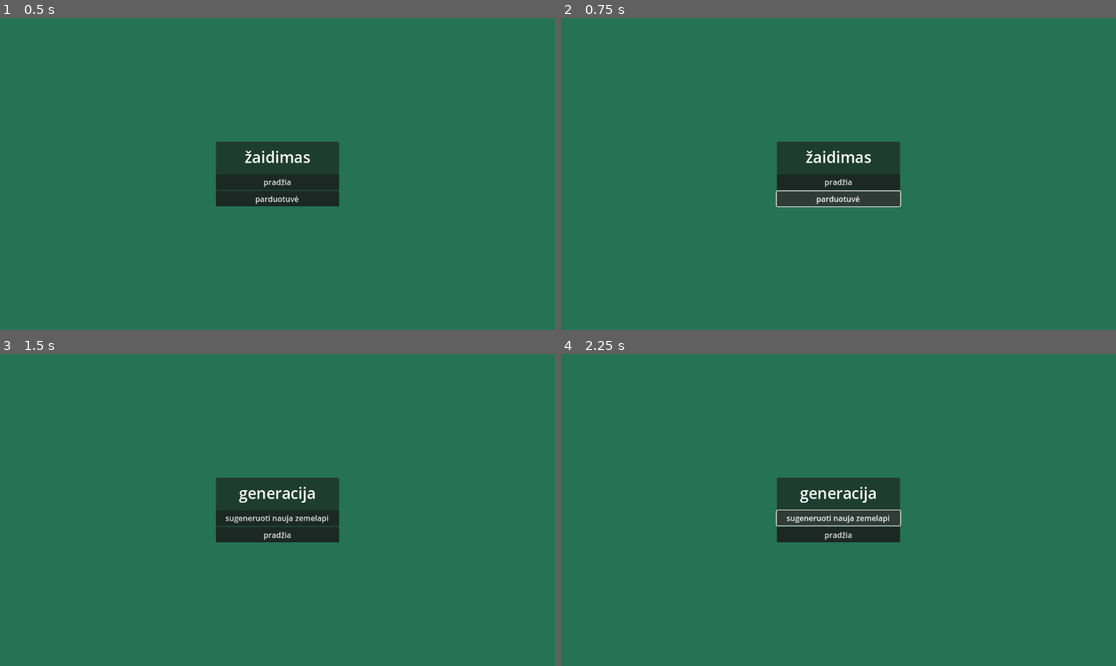
Above: before the commit, frames 1-4 (two rows, left to right).
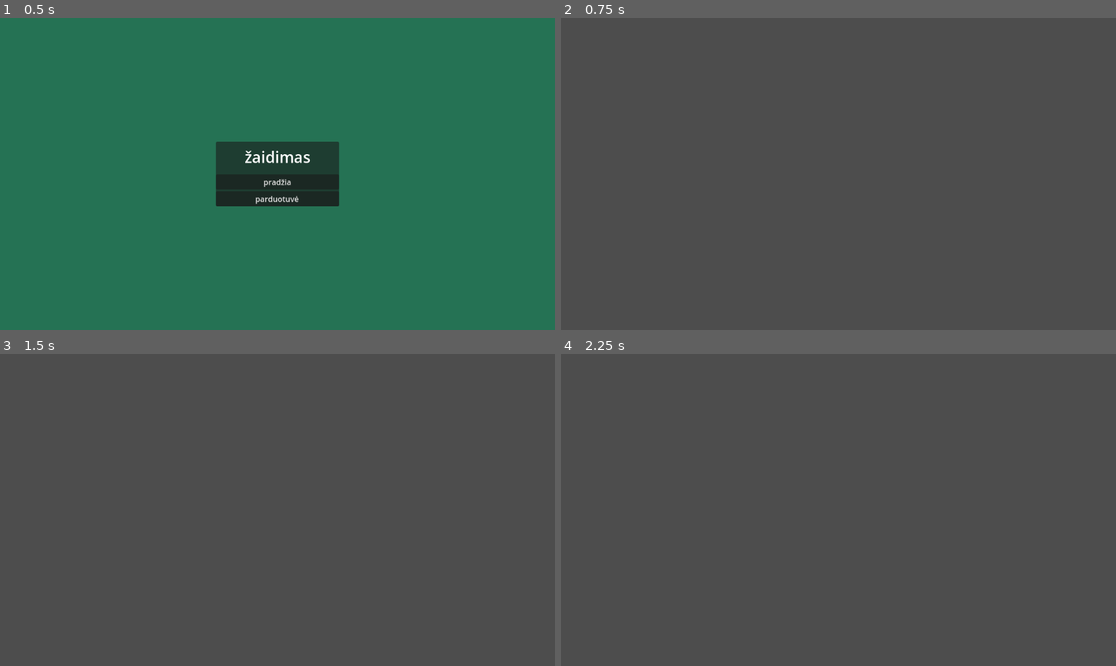
Above: after the commit, the same moments.

Repository: GrybasBaravykas/ZaidimoPraktika
Game: Godot game, scene res://src/main_menu.tscn
Two runs of this game, one before a commit and one after it. Both use one fixed random seed, a clock stepped at 60 frames per second and the inputs below.
Inputs (mouse positions are in pixels of both pictures, inside the frame that each line leads up to):
- Up to frame 1 (0.5 s): no input
- Up to frame 2 (0.75 s): click "parduotuvė" at 0.5 s
- Up to frame 3 (1.5 s): click (277, 519) at 1.25 s, where only the run before the commit has a clickable "pradžia"
- Up to frame 4 (2.25 s): click (838, 519) at 2 s, where only the run before the commit has a clickable "sugeneruoti nauja zemelapi"

Frame 1 is identical in both runs. In frame 2, 100% of the frame differs, in the area x 0-100%, y 0-100%; in frame 3, 100%; in frame 4, 100%.

Commit message:
shopo fiksas

Diff:
--- a/src/MainMenu.gd
+++ b/src/MainMenu.gd
@@ -15,8 +15,7 @@
 
 
 func _on_button_shop_pressed() -> void:
-	#get_tree().change_scene_to_file("res")
-	pass
+	get_tree().change_scene_to_file("res://src/shop.tscn")
 
 
 func _on_button_gen_pressed() -> void:
Not shown: 1 places in src/main_menu.tscn that only renumber resources
